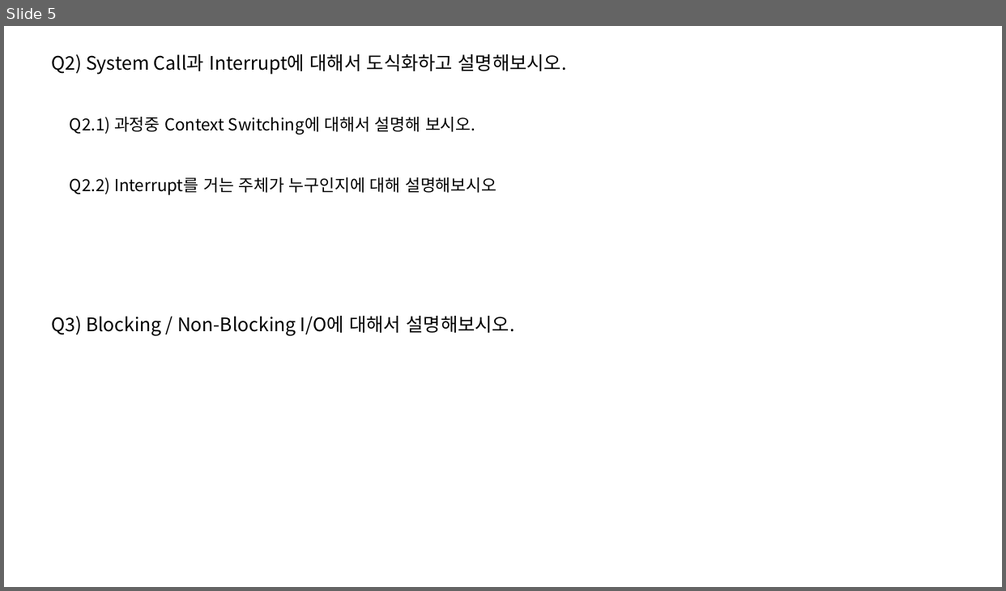
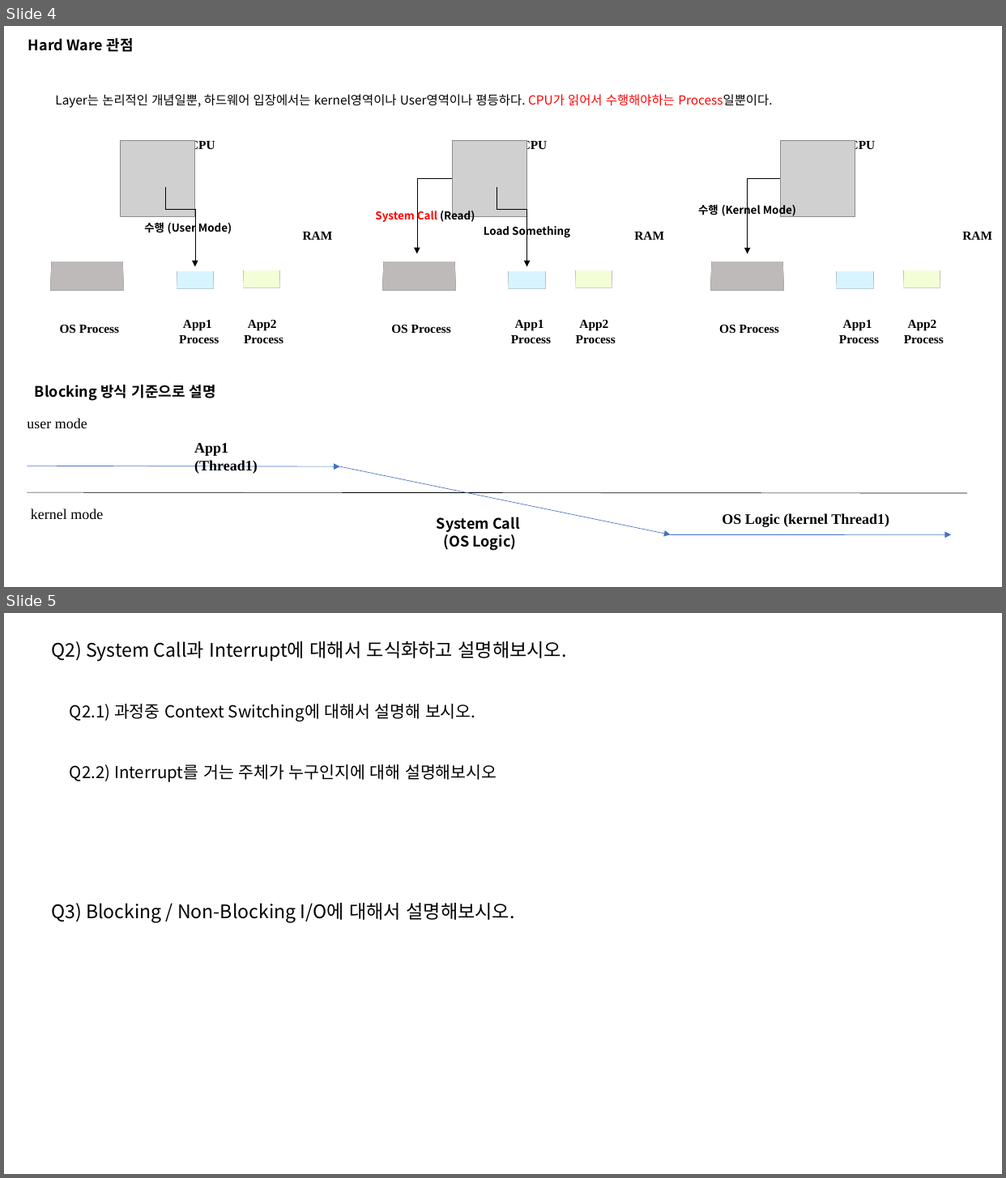
Before and after one commit to taehyuklee/C-CppStudy, a slide deck: CSwithC/CS-explanation.pptx. Shown one above the other, each under a label of ours: slide 5 before the commit, slides 4 and 5 after it. The pictures are 1006x591 and 1006x1178 pixels, drawn with LibreOffice and Linux fonts; fonts in the diff are those of the drawing; grey boxes stand for pictures. Boxes give left, top, right and bottom in pixels: in the first picture for what was removed or moved away, otherwise in the second. Text is boxed around its words. In the diff, an @@ line names an element or a change of style, - is before the commit and + after.

```diff
--- a/CSwithC/CS-explanation.pptx
+++ b/CSwithC/CS-explanation.pptx
@@ slide 4 added at [4,26,1002,587], background #FFFFFF @@
@@ text added at [28,38,134,52], 14 pt, text #000000, bold @@
+Hard Ware 관점
@@ text added at [55,94,772,108], 12 pt, text #000000 @@
+Layer는 논리적인 개념일뿐, 하드웨어 입장에서는 kernel영역이나 User영역이나 평등하다. CPU가 읽어서 수행해야하는 Process일뿐이다.
@@ elbow arrow added from (453, 179) to (417, 254), #000000 0.5 pt @@
@@ text added at [375,208,475,223], 10.5 pt, text #FF0000, bold @@
+System Call (Read)
@@ group added at [675,140,992,344]: 6 texts, 4 rectangles, 1 picture, 1 elbow arrow @@
+RAM
+OS Process
+App1
+Process
+App2
+Process
+CPU
+수행 (Kernel Mode)
@@ group added at [15,140,333,344]: 6 texts, 4 rectangles, 1 picture, 1 elbow arrow @@
+RAM
+OS Process
+App1
+Process
+App2
+Process
+CPU
+수행 (User Mode)
@@ group added at [347,140,664,344]: 6 texts, 4 rectangles, 1 picture, 1 elbow arrow @@
+RAM
+OS Process
+App1
+Process
+App2
+Process
+CPU
+Load Something
@@ text added at [35,385,216,401], 14 pt, text #000000, bold @@
+Blocking 방식 기준으로 설명
@@ text added at [27,418,87,429], 14 pt, text #000000 @@
+user mode
@@ text added at [194,443,258,474], 14 pt, text #000000, bold @@
+App1 (Thread1)
@@ arrow added from (27, 466) to (340, 467), #4472C4 0.5 pt @@
@@ arrow added from (340, 467) to (671, 535), #4472C4 0.5 pt @@
@@ line added from (27, 493) to (967, 493), #000000 0.5 pt @@
@@ text added at [31,509,103,519], 14 pt, text #000000 @@
+kernel mode
@@ text added at [437,517,520,551], 14 pt, text #000000, bold @@
+System Call
+(OS Logic)
@@ arrow added from (671, 535) to (951, 535), #4472C4 0.5 pt @@
@@ text added at [722,514,889,527], 14 pt, text #000000, bold @@
+OS Logic (kernel Thread1)
```
Also in this commit, not shown: 1 slide removed.
